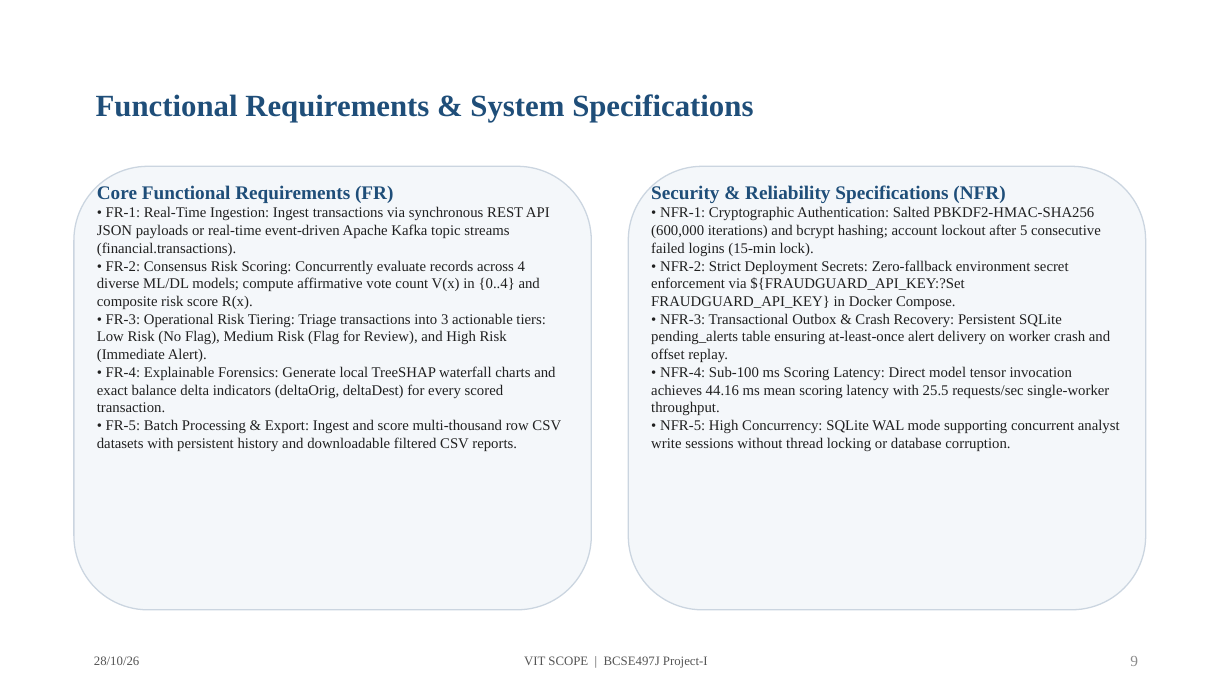
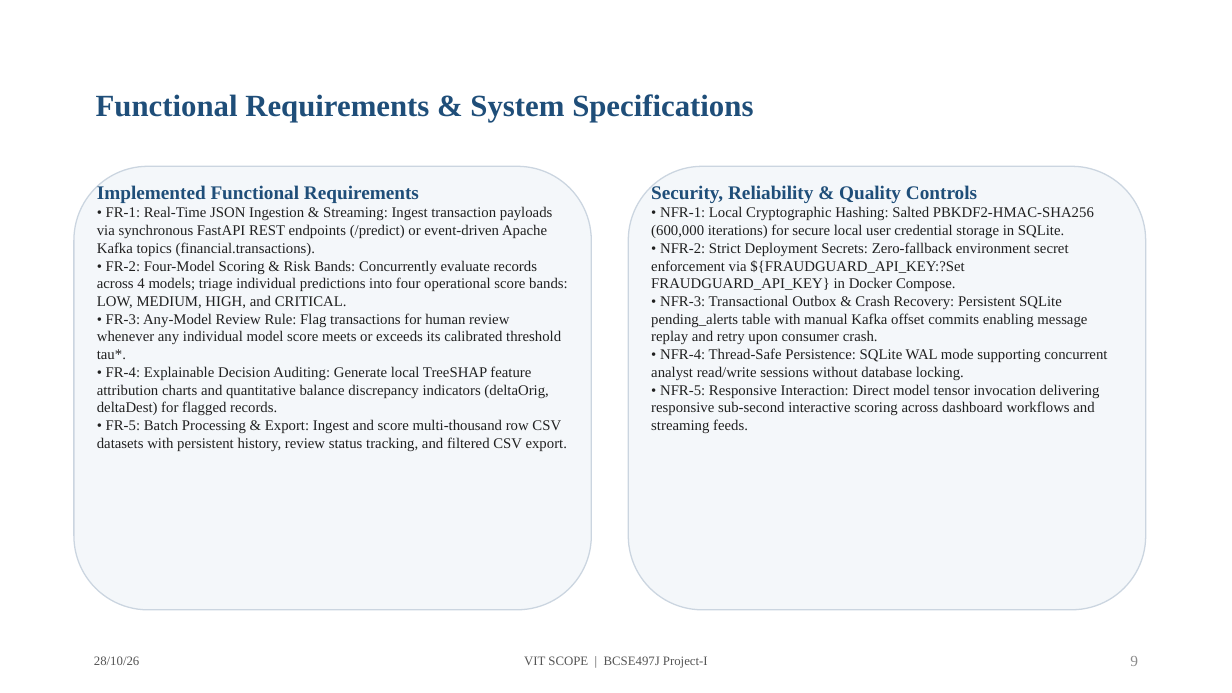
Before and after one commit to animeshlabh57-rgb/AI-Based-Financial-Fraud-Detection-System, a slide deck: slide 9 of docs/Review 3- 28-10- 2026 (1).pptx. Drawn at 1232x693 pixels with LibreOffice and Linux fonts; fonts in the diff are those of the drawing. Boxes give left, top, right and bottom in pixels: in the first picture for what was removed or moved away, otherwise in the second. Text is boxed around its words. In the diff, an @@ line names an element or a change of style, - is before the commit and + after.

Commit message:
Align Review 3 presentation with downloaded repository code and audit guidelines

```diff
--- a/docs/Review 3- 28-10- 2026 (1).pptx
+++ b/docs/Review 3- 28-10- 2026 (1).pptx
@@ text at (x1=97, y1=184, x2=568, y2=451): text changed @@
-Core Functional Requirements (FR)
-• FR-1: Real-Time Ingestion: Ingest transactions via synchronous REST API JSON payloads or real-time event-driven Apache Kafka topic streams (financial.transactions).
-• FR-2: Consensus Risk Scoring: Concurrently evaluate records across 4 diverse ML/DL models; compute affirmative vote count V(x) in {0..4} and composite risk score R(x).
-• FR-3: Operational Risk Tiering: Triage transactions into 3 actionable tiers: Low Risk (No Flag), Medium Risk (Flag for Review), and High Risk (Immediate Alert).
-• FR-4: Explainable Forensics: Generate local TreeSHAP waterfall charts and exact balance delta indicators (deltaOrig, deltaDest) for every scored transaction.
-• FR-5: Batch Processing & Export: Ingest and score multi-thousand row CSV datasets with persistent history and downloadable filtered CSV reports.
+Implemented Functional Requirements
+• FR-1: Real-Time JSON Ingestion & Streaming: Ingest transaction payloads via synchronous FastAPI REST endpoints (/predict) or event-driven Apache Kafka topics (financial.transactions).
+• FR-2: Four-Model Scoring & Risk Bands: Concurrently evaluate records across 4 models; triage individual predictions into four operational score bands: LOW, MEDIUM, HIGH, and CRITICAL.
+• FR-3: Any-Model Review Rule: Flag transactions for human review whenever any individual model score meets or exceeds its calibrated threshold tau*.
+• FR-4: Explainable Decision Auditing: Generate local TreeSHAP feature attribution charts and quantitative balance discrepancy indicators (deltaOrig, deltaDest) for flagged records.
+• FR-5: Batch Processing & Export: Ingest and score multi-thousand row CSV datasets with persistent history, review status tracking, and filtered CSV export.
@@ text at (x1=651, y1=184, x2=1094, y2=238): text changed @@
-Security & Reliability Specifications (NFR)
-• NFR-1: Cryptographic Authentication: Salted PBKDF2-HMAC-SHA256 (600,000 iterations) and bcrypt hashing; account lockout after 5 consecutive failed logins (15-min lock).
+Security, Reliability & Quality Controls
+• NFR-1: Local Cryptographic Hashing: Salted PBKDF2-HMAC-SHA256 (600,000 iterations) for secure local user credential storage in SQLite.
@@ text at (x1=651, y1=295, x2=1107, y2=433): text changed @@
-• NFR-3: Transactional Outbox & Crash Recovery: Persistent SQLite pending_alerts table ensuring at-least-once alert delivery on worker crash and offset replay.
-• NFR-4: Sub-100 ms Scoring Latency: Direct model tensor invocation achieves 44.16 ms mean scoring latency with 25.5 requests/sec single-worker throughput.
-• NFR-5: High Concurrency: SQLite WAL mode supporting concurrent analyst write sessions without thread locking or database corruption.
+• NFR-3: Transactional Outbox & Crash Recovery: Persistent SQLite pending_alerts table with manual Kafka offset commits enabling message replay and retry upon consumer crash.
+• NFR-4: Thread-Safe Persistence: SQLite WAL mode supporting concurrent analyst read/write sessions without database locking.
+• NFR-5: Responsive Interaction: Direct model tensor invocation delivering responsive sub-second interactive scoring across dashboard workflows and streaming feeds.
```
Also in this commit, not shown: 13 other slides changed, 4 slides added, 5 other files.
